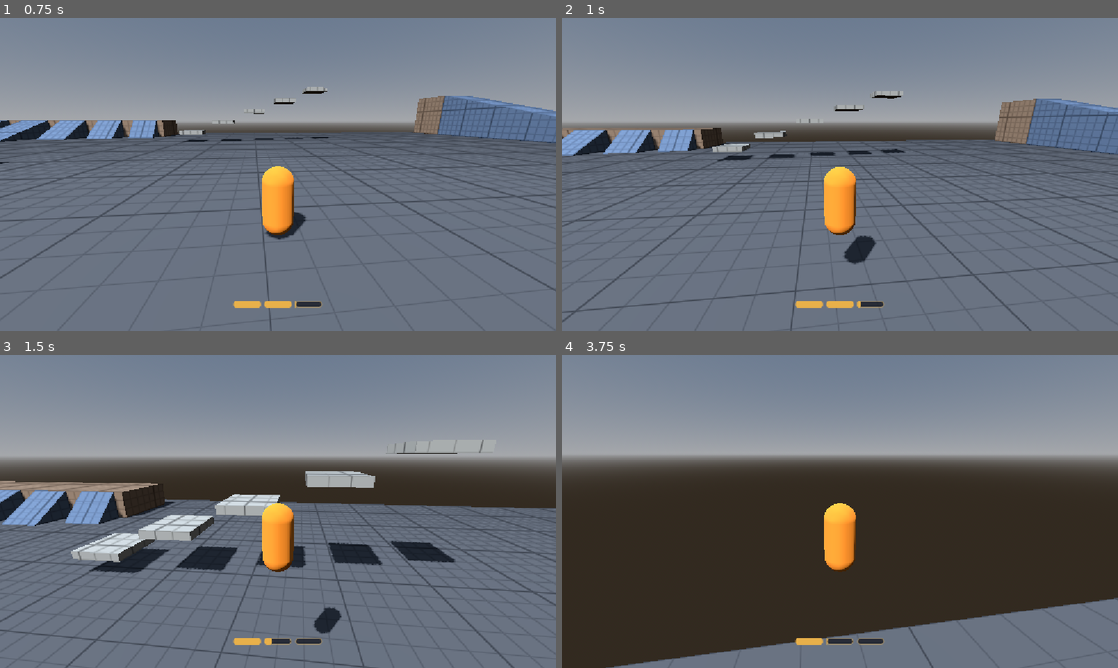
Above: before the commit, frames 1-4 (two rows, left to right).
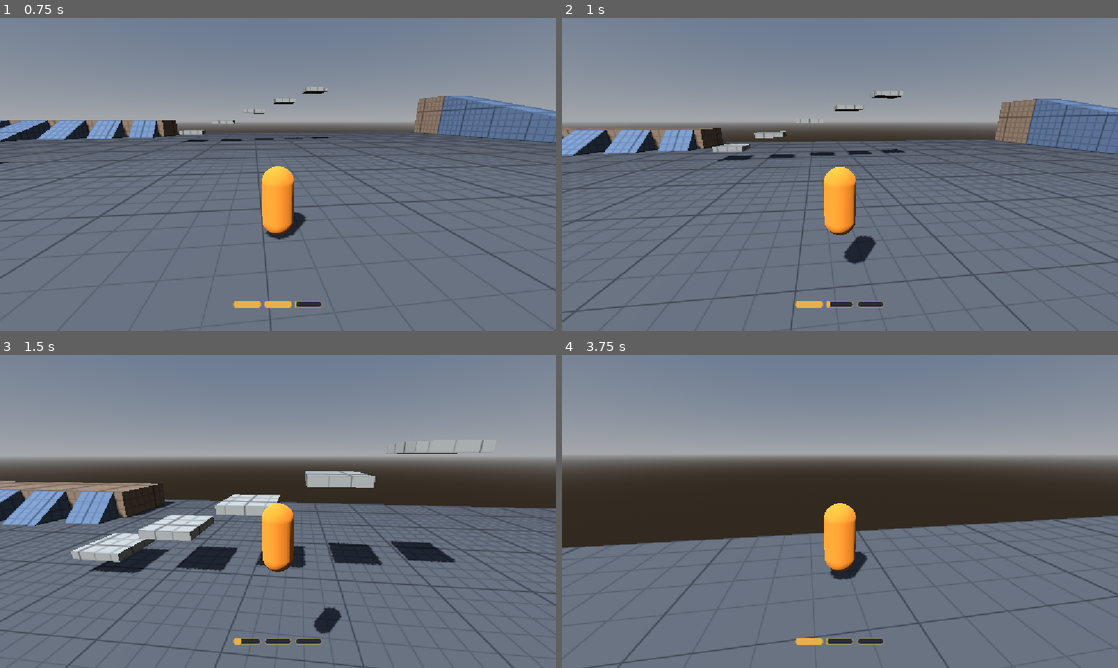
Above: after the commit, the same moments.

Repository: UriBokchoi/BroGuild
Game: Godot game, scene res://levels/test_gym/test_gym.tscn
The game is run twice, just before and just after one commit, with the same random seed, the same clock (stepped at 60 frames per second) and the same inputs.
Inputs (mouse positions are in pixels of both pictures, inside the frame that each line leads up to):
- Up to frame 1 (0.75 s): tap Enter at 0.5 s; move the mouse to (305, 174) at 0.52 s; hold W (move_forward) from 0.53 s (still down); tap Shift (dash) at 0.6 s; click (305, 174) at 0.67 s
- Up to frame 2 (1 s): keep holding W (move_forward); tap Space (jump) at 0.77 s; tap Ctrl (slide) at 0.8 s
- Up to frame 3 (1.5 s): keep holding W (move_forward); tap Space (jump) at 1.07 s; move the mouse to (250, 511) at 1.27 s; tap Ctrl (slide) at 1.35 s
- Up to frame 4 (3.75 s): keep holding W (move_forward); tap Space (jump) at 1.52, 1.55, 1.82, 2.1, 3.02, 3.32 s; move the mouse to (851, 505) at 2.02 s; tap Shift (dash) at 2.3, 2.85 s; move the mouse to (834, 517) at 2.77 s; click (834, 517) at 2.92 s; tap Ctrl (slide) at 3.05 s; move the mouse to (878, 514) at 3.52 s; tap E (interact) at 3.6 s

Frame 1 is identical in both runs. In frame 2, 0.1% of the frame differs, in the area x 47-54%, y 90-93%; in frame 3, 0.1%; in frame 4, 33%, in the area x 0-100%, y 51-100%.

Commit message:
feat(movement): dash-jump con ventana y aviso visual
Espacio justo después de un dash en el suelo (ventana de 0,15 s) hace
un salto largo con la velocidad del dash; gasta 1 carga más. Pulsado al
final del dash, sale al acabar; también en dash → slide; sin stamina es
un salto normal. Un aro dorado en los pies marca la ventana.

Co-Authored-By: Claude Opus 5.5 <noreply@anthropic.com>

Diff:
--- a/data/i18n/strings.csv
+++ b/data/i18n/strings.csv
@@ -66,3 +66,6 @@
 STAT_SLIDE_GRAVITY,Tirón de la pendiente,Slope pull
 CHARACTER_BASE_NAME,Personaje base,Base character
 CHARACTER_BASE_DESCRIPTION,"Las stats básicas, sin gimmick.","The basic stats, no gimmick."
+STAT_DASH_JUMP_WINDOW,Margen del dash-jump,Dash-jump window
+STAT_DASH_JUMP_HEIGHT,Altura del dash-jump,Dash-jump height
+STAT_DASH_JUMP_COST,Coste del dash-jump,Dash-jump cost
--- a/data/player/movement.tres
+++ b/data/player/movement.tres
@@ -20,6 +20,9 @@
 dash_exit_speed = 12.0
 dash_cost = 1.0
 air_dashes = 1
+dash_jump_window = 0.15
+dash_jump_height = 2.0
+dash_jump_cost = 1.0
 down_dash_speed = 30.0
 down_dash_duration = 0.2
 down_dash_window = 0.3
--- /dev/null
+++ b/entities/player/dash_jump_cue.gd
@@ -0,0 +1,16 @@
+class_name DashJumpCue
+extends Node
+## Aviso visual del dash-jump: muestra [member visual] (un aro en los pies) mientras la ventana
+## para hacerlo está abierta. Solo lee el contexto del jugador; no cambia nada del movimiento.
+
+@export var player: Player
+## Lo que se enseña mientras la ventana está abierta.
+@export var visual: Node3D
+
+
+func _ready() -> void:
+	visual.visible = false
+
+
+func _physics_process(_delta: float) -> void:
+	visual.visible = player.context != null and player.context.is_dash_jump_open()
--- a/entities/player/movement_context.gd
+++ b/entities/player/movement_context.gd
@@ -31,3 +31,12 @@
 var last_dash_time: float = -INF
 ## Si el último dash empezó en el aire.
 var last_dash_in_air: bool = false
+## Dirección del último dash (la que recupera el dash-jump).
+var last_dash_direction: Vector3 = Vector3.FORWARD
+## Momento ([member elapsed]) en que acabó el último dash; abre la ventana del dash-jump.
+var dash_end_time: float = -INF
+
+
+## ¿Está abierta la ventana del dash-jump (justo después de un dash hecho en el suelo)?
+func is_dash_jump_open() -> bool:
+	return not last_dash_in_air and elapsed - dash_end_time <= move.dash_jump_window
--- a/entities/player/movement_data.gd
+++ b/entities/player/movement_data.gd
@@ -43,6 +43,12 @@
 @export_range(0.0, 3.0, 0.5, "or_greater") var dash_cost: float = 0.0
 ## Dashes en el aire antes de tocar suelo (el picado no cuenta: convierte el último dash).
 @export_range(0, 10, 1, "or_greater") var air_dashes: int = 0
+## Segundos tras acabar un dash en el suelo en los que Espacio hace el dash-jump.
+@export_range(0.0, 1.0, 0.01, "or_greater", "suffix:s") var dash_jump_window: float = 0.0
+## Altura del dash-jump (su velocidad horizontal es la del dash).
+@export_range(0.5, 10.0, 0.05, "or_greater", "suffix:m") var dash_jump_height: float = 0.0
+## Cargas de stamina que gasta el dash-jump (además del dash).
+@export_range(0.0, 3.0, 0.5, "or_greater") var dash_jump_cost: float = 0.0
 ## Velocidad del picado (dash hacia abajo).
 @export_range(0.0, 100.0, 0.5, "or_greater", "suffix:m/s") var down_dash_speed: float = 0.0
 ## Segundos que dura el picado (antes, si tocas suelo).
@@ -92,3 +98,8 @@
 ## gravedad que el salto normal.
 func air_jump_velocity() -> float:
 	return sqrt(2.0 * gravity() * air_jump_height)
+
+
+## Velocidad vertical inicial de un dash-jump de [member dash_jump_height].
+func dash_jump_velocity() -> float:
+	return sqrt(2.0 * gravity() * dash_jump_height)
--- a/entities/player/player.tscn
+++ b/entities/player/player.tscn
@@ -23,6 +23,8 @@
 [ext_resource type="Script" path="res://entities/player/body_crouch.gd" id="21_crouch"]
 [ext_resource type="Resource" path="res://data/characters/base.tres" id="22_character"]
 [ext_resource type="Script" path="res://core/stats/stat_modifier_set.gd" id="23_modifier_set"]
+[ext_resource type="Script" path="res://entities/player/states/dash_jump_state.gd" id="24_dash_jump"]
+[ext_resource type="Script" path="res://entities/player/dash_jump_cue.gd" id="25_cue"]
 
 [sub_resource type="CapsuleShape3D" id="CapsuleShape3D_body"]
 radius = 0.4
@@ -42,6 +44,15 @@
 [sub_resource type="BoxMesh" id="BoxMesh_visor"]
 material = SubResource("StandardMaterial3D_visor")
 size = Vector3(0.5, 0.15, 0.2)
+
+[sub_resource type="StandardMaterial3D" id="StandardMaterial3D_cue"]
+shading_mode = 0
+albedo_color = Color(0.91, 0.69, 0.29, 1)
+
+[sub_resource type="TorusMesh" id="TorusMesh_cue"]
+material = SubResource("StandardMaterial3D_cue")
+inner_radius = 0.55
+outer_radius = 0.7
 
 [node name="Player" type="CharacterBody3D" node_paths=PackedStringArray("stats", "stamina", "input", "movement", "ground_state", "air_state")]
 collision_layer = 2
@@ -124,6 +135,21 @@
 priority = 5
 interrupts = [NodePath("../Slide")]
 
+[node name="DashJump" type="Node" parent="Movement" node_paths=PackedStringArray("interrupts")]
+script = ExtResource("24_dash_jump")
+trigger_action = &"jump"
+priority = 20
+interrupts = [NodePath("../Slide")]
+
+[node name="DashJumpRing" type="MeshInstance3D" parent="."]
+transform = Transform3D(1, 0, 0, 0, 1, 0, 0, 0, 1, 0, 0.05, 0)
+mesh = SubResource("TorusMesh_cue")
+
+[node name="DashJumpCue" type="Node" parent="." node_paths=PackedStringArray("player", "visual")]
+script = ExtResource("25_cue")
+player = NodePath("..")
+visual = NodePath("../DashJumpRing")
+
 [node name="BodyCrouch" type="Node" parent="." node_paths=PackedStringArray("machine", "visual", "crouch_states")]
 script = ExtResource("21_crouch")
 machine = NodePath("../Movement")
--- /dev/null
+++ b/entities/player/states/dash_jump_state.gd
@@ -0,0 +1,24 @@
+class_name DashJumpState
+extends MovementState
+## Dash-jump: Espacio justo después de un dash hecho en el suelo (ventana
+## [code]dash_jump_window[/code], con aviso visual). Salto largo que recupera la velocidad del
+## dash en su dirección; el control aéreo la conserva. Gasta stamina además del dash. En la
+## escena va por encima del doble salto y del slide-jump, y puede interrumpir al slide (dash →
+## slide → dash-jump). Pasa al aire en el mismo tick.
+
+
+func can_enter() -> bool:
+	return ctx.is_dash_jump_open() and ctx.stamina.can_spend(ctx.move.dash_jump_cost)
+
+
+func enter(_previous: State) -> void:
+	ctx.stamina.spend(ctx.move.dash_jump_cost)
+	# Se gasta la ventana: un dash, un dash-jump.
+	ctx.dash_end_time = -INF
+	ctx.coyote_left = 0.0
+	var horizontal := ctx.last_dash_direction * ctx.move.dash_speed
+	ctx.body.velocity = Vector3(horizontal.x, ctx.move.dash_jump_velocity(), horizontal.z)
+
+
+func physics_update(_delta: float) -> void:
+	machine.transition_to(ctx.air)
--- a/entities/player/states/dash_state.gd
+++ b/entities/player/states/dash_state.gd
@@ -28,6 +28,7 @@
 	_time_left = ctx.move.dash_duration
 	ctx.last_dash_time = ctx.elapsed
 	ctx.last_dash_in_air = not ctx.body.is_on_floor()
+	ctx.last_dash_direction = _direction
 	if ctx.last_dash_in_air:
 		ctx.air_dashes_used += 1
 	_apply_velocity()
@@ -38,6 +39,8 @@
 	if _time_left > 0.0:
 		_apply_velocity()
 		return
+	# Al acabar (no si otro dash o el picado lo cancelan) se abre la ventana del dash-jump.
+	ctx.dash_end_time = ctx.elapsed
 	if slide and ctx.slide_held and slide.can_enter():
 		machine.transition_to(slide)
 		return
--- a/tests/integration/entities/player/test_player_actions.gd
+++ b/tests/integration/entities/player/test_player_actions.gd
@@ -76,6 +76,47 @@
 	assert_eq(_player.context.air_jumps_used, 0)
 
 
+func test_jump_at_the_end_of_a_ground_dash_is_a_long_dash_jump() -> void:
+	await wait_physics_frames(SETTLE_FRAMES)
+	var max_charges := _player.stamina.get_max_charges()
+	_player.movement.request(InputActions.DASH)
+	# En los últimos 0,1 s del dash: la pulsación se guarda y sale al acabar.
+	await wait_physics_frames(9)
+	_player.movement.request(InputActions.JUMP)
+	await wait_physics_frames(6)
+	assert_true(_player.movement.current is AirState, "en el aire")
+	assert_gt(_player.velocity.y, 0.0, "subiendo")
+	assert_almost_eq(_horizontal_speed(), _move.dash_speed, 1.0, "con la velocidad del dash")
+	# Gastó dash + dash-jump; desde entonces ha recargado unos ticks (menos de 0,2 cargas).
+	var left := max_charges - _move.dash_cost - _move.dash_jump_cost
+	assert_between(_player.stamina.get_charges(), left, left + 0.2)
+
+
+func test_jump_after_the_window_is_a_normal_jump() -> void:
+	await wait_physics_frames(SETTLE_FRAMES)
+	_player.movement.request(InputActions.DASH)
+	await wait_physics_frames(40)
+	_player.movement.request(InputActions.JUMP)
+	await wait_physics_frames(2)
+	assert_gt(_player.velocity.y, 0.0, "salta")
+	assert_lt(_horizontal_speed(), _move.dash_exit_speed, "sin la velocidad del dash")
+
+
+func test_ring_shows_only_while_the_dash_jump_window_is_open() -> void:
+	var ring := _player.get_node(^"DashJumpRing") as Node3D
+	await wait_physics_frames(SETTLE_FRAMES)
+	assert_false(ring.visible)
+	_player.movement.request(InputActions.DASH)
+	await wait_physics_frames(14)
+	assert_true(ring.visible, "justo al acabar el dash")
+	await wait_physics_frames(30)
+	assert_false(ring.visible, "pasada la ventana")
+
+
+func _horizontal_speed() -> float:
+	return Vector2(_player.velocity.x, _player.velocity.z).length()
+
+
 func _add_ground() -> void:
 	var ground := StaticBody3D.new()
 	ground.collision_layer = PhysicsLayers.mask(PhysicsLayers.WORLD)
--- /dev/null
+++ b/tests/unit/entities/player/states/test_dash_jump_state.gd
@@ -0,0 +1,60 @@
+extends GutTest
+## DashJumpState: solo justo después de un dash en el suelo, con stamina; salta recuperando la
+## velocidad del dash y gasta la ventana.
+
+const ContextFixture := preload("res://tests/unit/entities/player/states/movement_context_fixture.gd")
+const DASH_SPEED := 25.0
+const WINDOW := 0.15
+
+var _context: MovementContext
+var _machine: StateMachine
+var _dash_jump: DashJumpState
+
+
+func before_each() -> void:
+	var move := ContextFixture.movement_with_gravity()
+	move.dash_speed = DASH_SPEED
+	move.dash_jump_window = WINDOW
+	move.dash_jump_height = 2.0
+	move.dash_jump_cost = 1.0
+	_context = ContextFixture.create(self, move)
+	_dash_jump = DashJumpState.new()
+	_machine = ContextFixture.start_machine(self, _context, [_dash_jump])
+
+
+func test_window_opens_only_right_after_a_ground_dash() -> void:
+	assert_false(_context.is_dash_jump_open(), "sin dash, cerrada")
+	_end_ground_dash(Vector3.RIGHT)
+	assert_true(_context.is_dash_jump_open())
+	_context.elapsed += WINDOW + 0.01
+	assert_false(_context.is_dash_jump_open(), "pasada la ventana, cerrada")
+
+
+func test_not_after_a_dash_in_the_air() -> void:
+	_end_ground_dash(Vector3.RIGHT)
+	_context.last_dash_in_air = true
+	assert_false(_dash_jump.can_enter())
+
+
+func test_needs_stamina() -> void:
+	_end_ground_dash(Vector3.RIGHT)
+	assert_true(_dash_jump.can_enter())
+	_context.stamina.spend(3.0)
+	assert_false(_dash_jump.can_enter())
+
+
+func test_long_jump_with_the_dash_speed_that_spends_the_window() -> void:
+	_end_ground_dash(Vector3.RIGHT)
+	_machine.transition_to(_dash_jump)
+	assert_eq(_context.body.velocity.x, DASH_SPEED, "recupera la velocidad del dash")
+	assert_almost_eq(_context.body.velocity.y, 8.0, 1e-9, "√(2 × 16 m/s² × 2 m)")
+	assert_eq(_context.stamina.get_charges(), 2.0)
+	assert_false(_context.is_dash_jump_open(), "un dash, un dash-jump")
+
+
+## Simula que acaba de terminar un dash hecho en el suelo en [param direction].
+func _end_ground_dash(direction: Vector3) -> void:
+	_context.elapsed = 1.0
+	_context.last_dash_in_air = false
+	_context.last_dash_direction = direction
+	_context.dash_end_time = _context.elapsed
--- a/tests/unit/entities/player/states/test_dash_state.gd
+++ b/tests/unit/entities/player/states/test_dash_state.gd
@@ -73,6 +73,16 @@
 	assert_true(_context.last_dash_in_air)
 
 
+func test_ending_opens_the_dash_jump_window_and_remembers_the_direction() -> void:
+	_context.wish_direction = Vector3.LEFT
+	_machine.transition_to(_dash)
+	assert_eq(_context.last_dash_direction, Vector3.LEFT)
+	_context.elapsed = 3.0
+	for _tick: int in 13:
+		_machine.physics_update(TICK)
+	assert_eq(_context.dash_end_time, 3.0, "la ventana empieza al acabar el dash")
+
+
 func test_ends_after_its_duration_keeping_at_most_the_exit_speed() -> void:
 	_context.wish_direction = Vector3.RIGHT
 	_machine.transition_to(_dash)
Not shown, added: entities/player/dash_jump_cue.gd.uid
Not shown, added: entities/player/states/dash_jump_state.gd.uid
Not shown, added: tests/unit/entities/player/states/test_dash_jump_state.gd.uid
